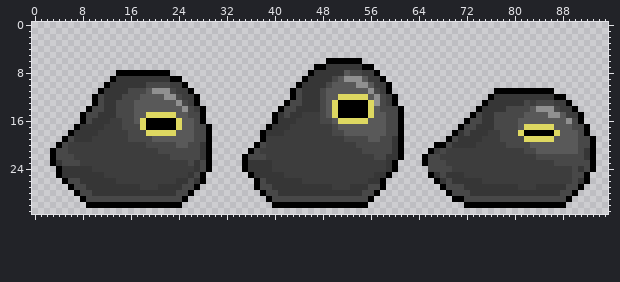
Sprite sheet -- Assets/Sprites/enemy/enemy_idle_01.png. The picture above is the old version.
The file is 96x32 pixels. Colours within 5 levels of each other are drawn and written as one.
And afterwards:
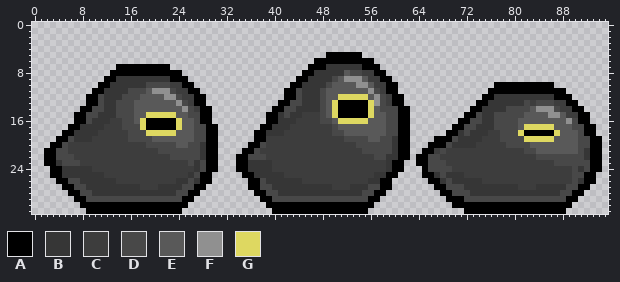
Palette (. is transparent): A #000000  B #363636  C #3d3d3d  D #484848  E #595959  F #909090  G #ded861
The exact change:
Colour A is added in row 5 at x 49 to 54; in row 6 at x 47 to 48 and 55 to 56; in row 7 at x 14 to 22, 46 and 57; in row 8 at x 13, 23 to 24, 45 and 58; in row 9 at x 12, 25, 44 and 59; in row 10 at x 11, 26, 43, 60 and 77 to 86.
Colour A is added in row 11 at x 10, 27, 42, 60, 76 and 87 to 88; in row 12 at x 9, 28, 42, 61, 75 and 89; in row 13 at x 9, 28, 41, 61, 74 and 90; in row 14 at x 8, 29, 40, 62, 73 and 91; in row 15 at x 7, 29, 39, 62, 72 and 92; in row 16 at x 7, 29, 39, 62, 71 and 92.
Colour A is added in row 17 at x 6, 30, 38, 62, 70 and 93; in row 18 at x 5, 30, 37, 62, 69 and 93; in row 19 at x 4, 30, 37, 62, 67 to 68 and 94; in row 20 at x 3, 30, 36, 62, 66 and 94; in row 21 at x 2, 30, 35, 62, 65 and 94; in row 22 at x 2, 30, 34, 62, 64 and 94.
Colour A is added in row 23 at x 2, 30, 34, 61, 64 and 94; in row 24 at x 3, 30, 34, 61, 65 and 94; in row 25 at x 3, 29, 35, 60, 65 and 93; in row 26 at x 4, 29, 36, 59, 66 and 93; in row 27 at x 5, 28, 36, 59, 67 and 92; in row 28 at x 6, 27, 37, 58, 68 and 91.
Colour A is added in row 29 at x 7, 26, 38, 57, 69 and 90; in row 30 at x 8, 25, 39, 56, 70 to 71 and 89; in row 31 at x 9 to 24, 40 to 55 and 72 to 88.
